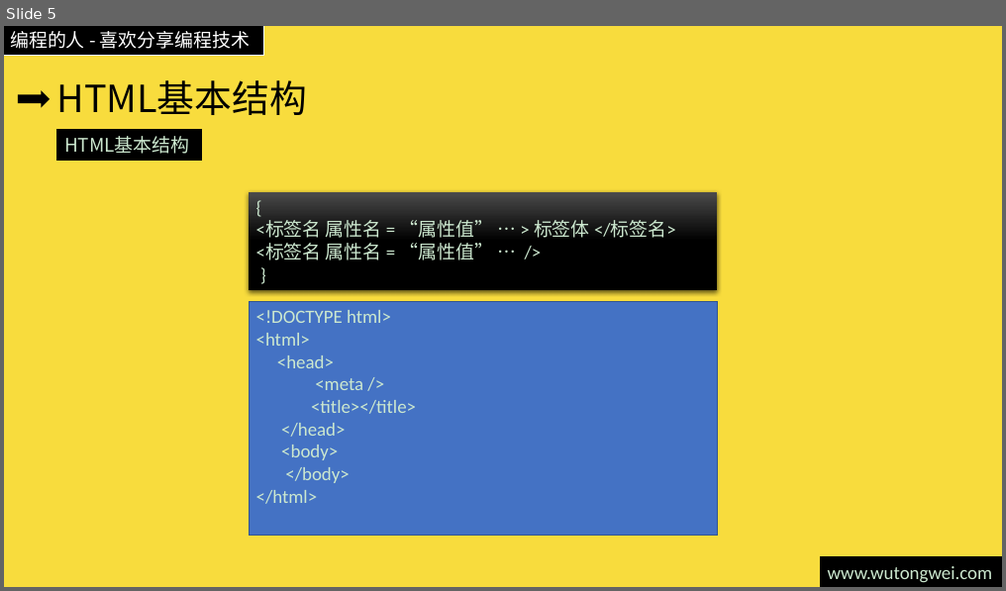
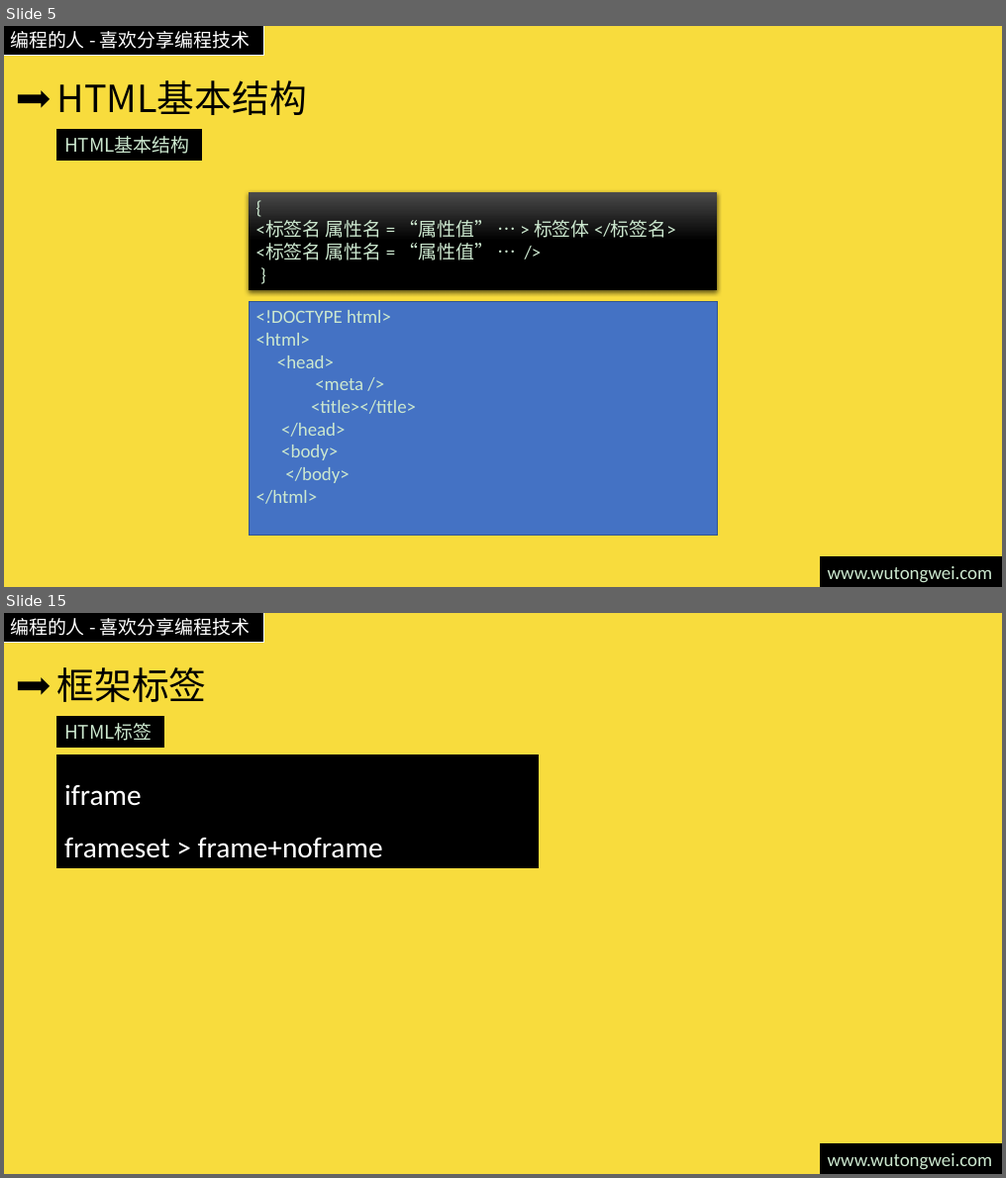
Before and after one commit to willculture/training, a slide deck: ppt/front-end/HTML5.pptx. Shown one above the other, each under a label of ours: slide 5 before the commit, slides 5 and 15 after it; the slides between them are not shown. The pictures are 1006x591 and 1006x1178 pixels, drawn with LibreOffice and Linux fonts; fonts in the diff are those of the drawing. Boxes give left, top, right and bottom in pixels: in the first picture for what was removed or moved away, otherwise in the second. Text is boxed around its words. In the diff, an @@ line names an element or a change of style, - is before the commit and + after.

Commit message:
更新html5需要学习标签

```diff
--- a/ppt/front-end/HTML5.pptx
+++ b/ppt/front-end/HTML5.pptx
@@ slide 15 added at bbox=[4, 613, 1002, 1174], background #F8DC3D; not listed: 3 template elements that a slide beside it also shows @@
@@ title added at bbox=[56, 667, 206, 702], 36 pt, text #000000 @@
+框架标签
@@ rectangle added at bbox=[57, 716, 163, 747], fill #000000, outline #000000 1 pt, 18 pt, text #CCE8CF @@
+HTML标签
@@ rectangle added at bbox=[57, 756, 538, 868], fill #000000, outline #000000 1 pt, 28 pt, text #CCE8CF @@
+iframe
+frameset > frame+noframe
```
Also in this commit, not shown: 1 slide changed, 9 other slides added.
